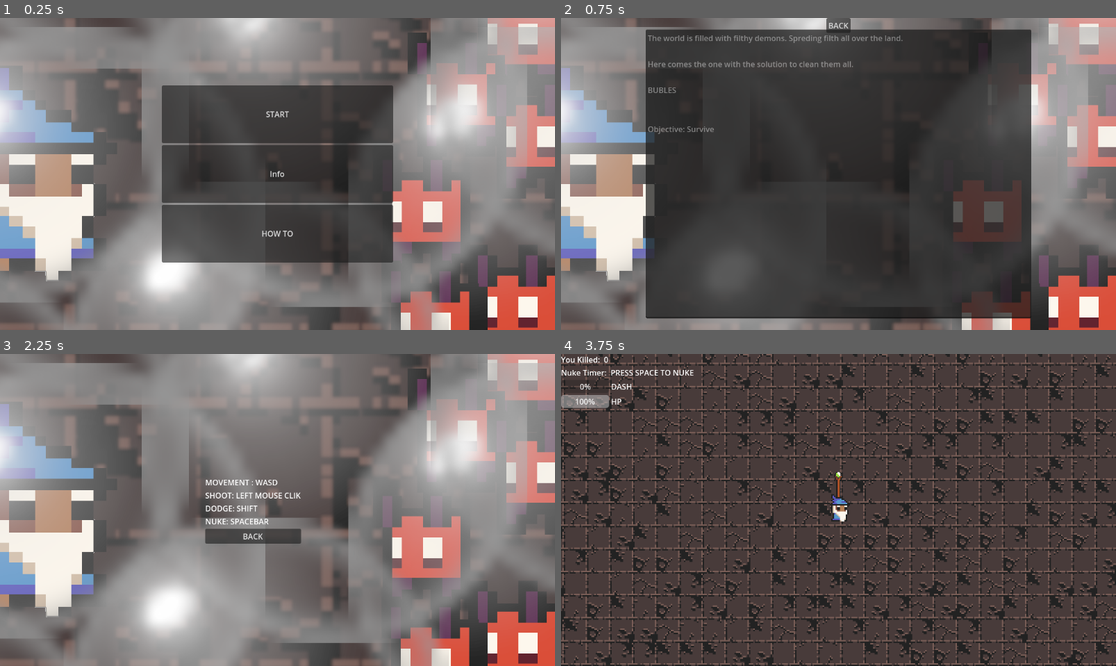
Above: before the commit, frames 1-4 (two rows, left to right).
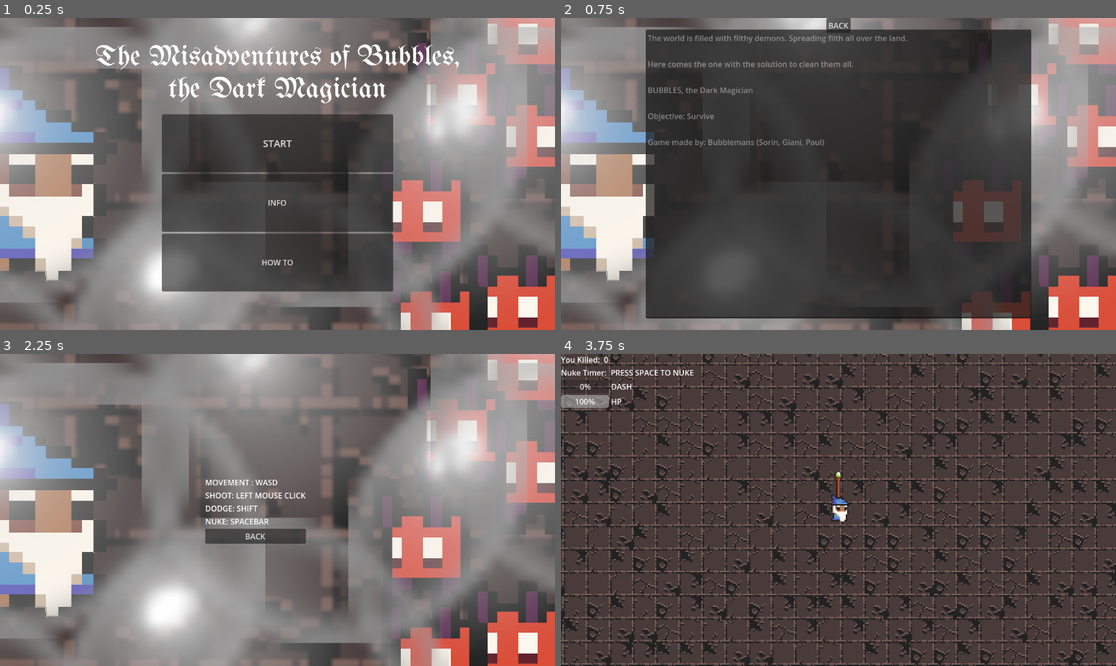
Above: after the commit, the same moments.

Repository: GianiStatie/GGJ-2025
Game: Godot game, scene res://menu/main_menu.tscn
Same seed, same stepped clock (60 frames per second), same inputs: the game is played once before the commit and once after it. The engine's default icon, where the game draws it, is replaced by a stand-in: a white triangle on a blue panel in a dark square. Sound files missing from this copy of the repository are replaced by a short silence.
Inputs:
- Up to frame 1 (0.25 s): no input
- Up to frame 2 (0.75 s): click "Info" (after the commit: "INFO") at 0.5 s
- Up to frame 3 (2.25 s): click "BACK" at 1.25 s; click "HOW TO" at 2 s
- Up to frame 4 (3.75 s): click "BACK" at 2.75 s; click "START" at 3.5 s

The runs differ from the first frame. In frame 1, 11% of the frame differs, in the area x 17-83%, y 8-88%; in frame 2, 0.7%; in frame 3, 0.1%; in frame 4, nothing differs.

Commit message:
UI Adjustments

Diff:
--- a/menu/INFO.tscn
+++ b/menu/INFO.tscn
@@ -35,14 +35,15 @@
 offset_bottom = 4.0
 grow_horizontal = 2
 grow_vertical = 2
-text = "The world is filled with filthy demons. Spreding filth all over the land.
+text = "The world is filled with filthy demons. Spreading filth all over the land.
 
 Here comes the one with the solution to clean them all.
 
-BUBLES
+BUBBLES, the Dark Magician
 
+Objective: Survive
 
-Objective: Survive"
+Game made by: Bubblemans (Sorin, Giani, Paul)"
 editable = false
 
 [node name="Button" type="Button" parent="."]
--- a/menu/how_to.tscn
+++ b/menu/how_to.tscn
@@ -48,7 +48,7 @@
 
 [node name="Label2" type="Label" parent="BoxContainer/HBoxContainer/VBoxContainer"]
 layout_mode = 2
-text = "SHOOT: LEFT MOUSE CLIK"
+text = "SHOOT: LEFT MOUSE CLICK"
 
 [node name="Label3" type="Label" parent="BoxContainer/HBoxContainer/VBoxContainer"]
 layout_mode = 2
--- a/menu/main_menu.tscn
+++ b/menu/main_menu.tscn
@@ -1,7 +1,13 @@
-[gd_scene load_steps=3 format=3 uid="uid://n86a3s8afxm1"]
+[gd_scene load_steps=5 format=3 uid="uid://n86a3s8afxm1"]
 
 [ext_resource type="Script" path="res://menu/main_menu.gd" id="1_xq4ov"]
-[ext_resource type="Texture2D" uid="uid://btempecyb3a4q" path="res://assets/menubg.png" id="2_5fecr"]
+[ext_resource type="Texture2D" uid="uid://cmuwrpv06qar" path="res://assets/menubg.png" id="2_5fecr"]
+[ext_resource type="FontFile" uid="uid://ctsxeeq6rq8d0" path="res://assets/fonts/UnifrakturMaguntia-Regular.ttf" id="3_wspje"]
+
+[sub_resource type="Theme" id="Theme_fdv3v"]
+resource_name = "TitleTheme"
+default_font = ExtResource("3_wspje")
+default_font_size = 60
 
 [node name="main_menu" type="Control"]
 layout_mode = 3
@@ -21,6 +27,26 @@
 grow_vertical = 2
 texture = ExtResource("2_5fecr")
 
+[node name="VBoxContainer2" type="VBoxContainer" parent="."]
+layout_mode = 1
+anchors_preset = 5
+anchor_left = 0.5
+anchor_right = 0.5
+offset_left = -477.5
+offset_top = 50.0
+offset_right = 477.5
+offset_bottom = 181.0
+grow_horizontal = 2
+
+[node name="Title" type="Label" parent="VBoxContainer2"]
+layout_mode = 2
+size_flags_horizontal = 4
+size_flags_vertical = 6
+theme = SubResource("Theme_fdv3v")
+text = "The Misadventures of Bubbles,
+the Dark Magician"
+horizontal_alignment = 1
+
 [node name="VBoxContainer" type="VBoxContainer" parent="."]
 custom_minimum_size = Vector2(480, 0)
 layout_mode = 1
@@ -29,10 +55,10 @@
 anchor_top = 0.5
 anchor_right = 0.5
 anchor_bottom = 0.5
-offset_left = -20.0
-offset_top = -20.0
-offset_right = 20.0
-offset_bottom = 20.0
+offset_left = -240.0
+offset_top = -124.0
+offset_right = 240.0
+offset_bottom = 244.0
 grow_horizontal = 2
 grow_vertical = 2
 alignment = 1
@@ -40,12 +66,13 @@
 [node name="start" type="Button" parent="VBoxContainer"]
 custom_minimum_size = Vector2(0, 120)
 layout_mode = 2
+theme_override_font_sizes/font_size = 20
 text = "START"
 
 [node name="info" type="Button" parent="VBoxContainer"]
 custom_minimum_size = Vector2(0, 120)
 layout_mode = 2
-text = "Info"
+text = "INFO"
 
 [node name="Button3" type="Button" parent="VBoxContainer"]
 custom_minimum_size = Vector2(0, 120)
Binary file added: assets/fonts/UnifrakturMaguntia-Regular.ttf
Not shown: 1 places in menu/INFO.tscn that only renumber resources
Not shown: 1 places in menu/how_to.tscn that only renumber resources
